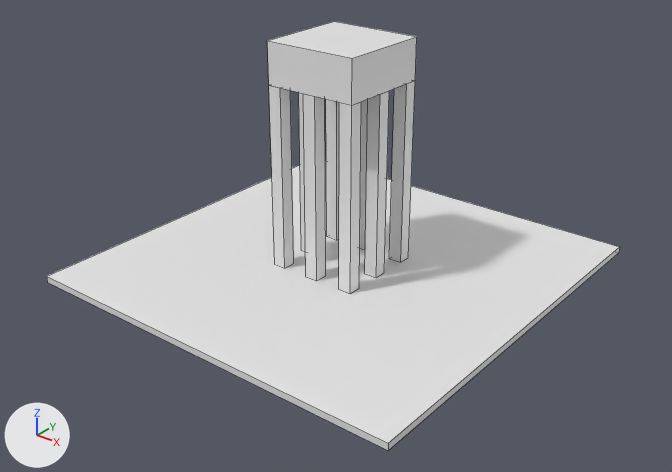
Before and after pictures for a commit that changed the Blender file blend_files/Environment.blend.
Rendered twice from a 50 mm lens placed at (151.1, -191.7, 126.3), pointed at (4.5, -8.5, 12.7). Arrows for +X, +Y and +Z are at lower left; the lights stay in place. Mesh edges are drawn as thin lines. Objects named as collision shapes, trigger or cutter boxes, shadow casters or lower levels of detail are left out.

The first picture shows 'Plane-col'.
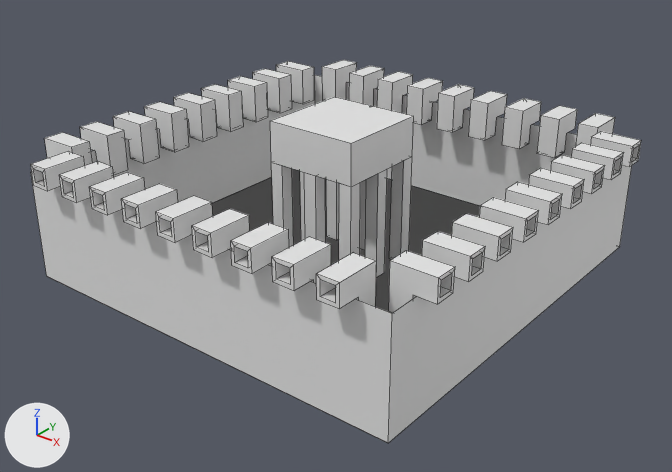
The edits, one by one:
me_plane_001 is used by ob_plane_col; location (0.0, 0.0, 0.0).
me_plane_001 had 96 vertices, 76 faces and spanned x -60.0..60.0, y -60.0..60.0, z -2.0..66.0.
me_plane_001 now has 1044 vertices, 660 faces and spans x -65.0..65.0, y -65.2..64.8, z 0.0..44.0.
me_plane_001 part 1: 4 vertices removed from x -60.0..60.0, y -60.0..60.0, z -2.0; 952 vertices added at x -65.0..65.0, y -65.2..64.8, z 0.0..38.0.
me_plane_001 part 2: 56 vertices moved from x -14.0..14.0, y -14.0..14.0, z 54.0..66.0 to x -14.0..14.0, y -14.0..14.0, z 32.0..44.0.

Pixel boxes (x1, y1, x2, y2) of what changed, in the pictures (672 x 472 px; the box of a moved part takes in the faces that stretch with it):
'Plane-col', reshaped (6% wider, 11% shorter): before (47, 21, 620, 450); after (31, 60, 641, 443)
part 1 of me_plane_001, built on: before (47, 247, 620, 450); after (31, 60, 641, 443)
part 2 of me_plane_001, moved or reshaped: before (267, 21, 417, 294); after (270, 97, 414, 278)
